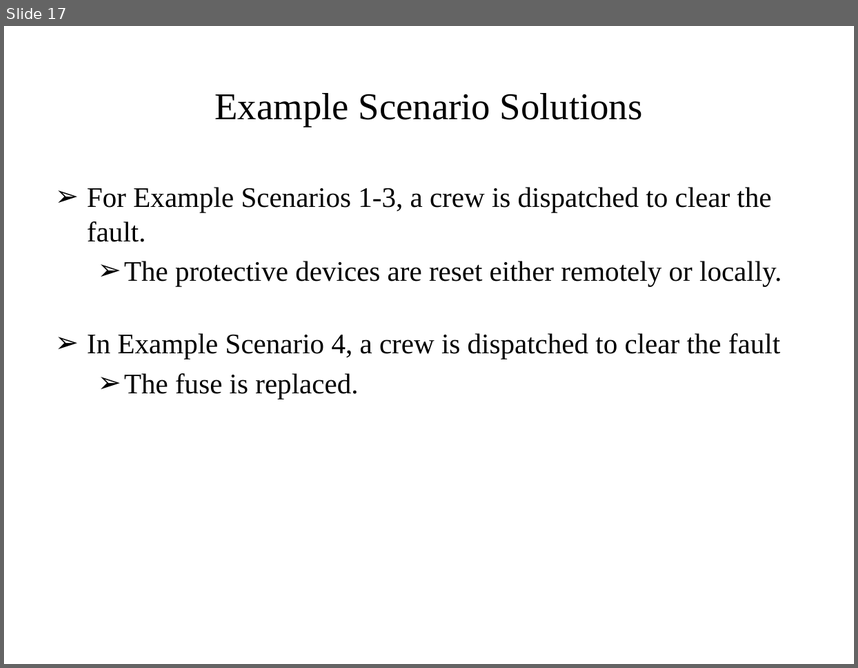
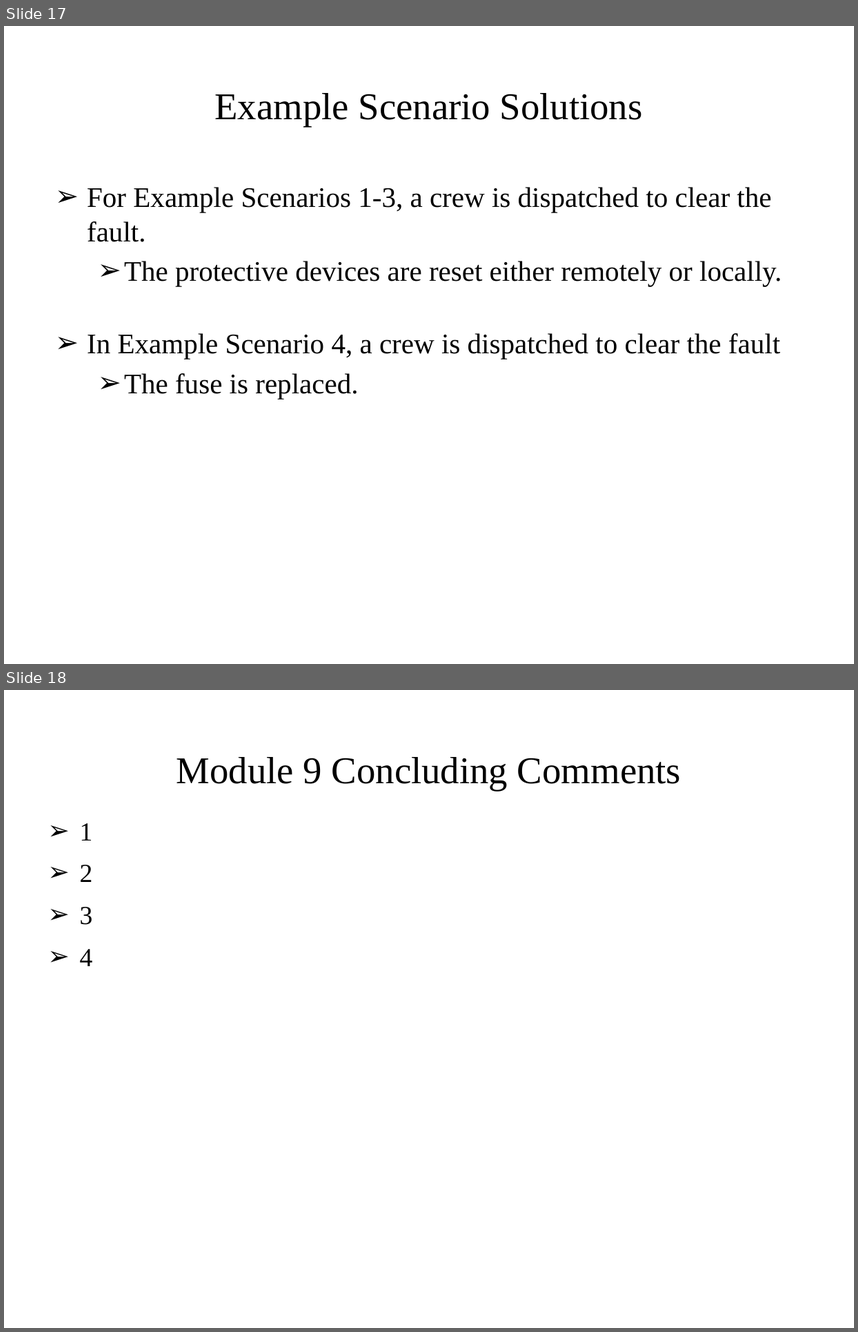
Before and after one commit to gridlab-d/course, a slide deck: University of Washington Class/Module 9 - Automated switching and reconfiguration.pptx. Shown one above the other, each under a label of ours: slide 17 before the commit, slides 17 and 18 after it. The pictures are 858x668 and 858x1332 pixels, drawn with LibreOffice and Linux fonts; fonts in the diff are those of the drawing. Boxes give left, top, right and bottom in pixels: in the first picture for what was removed or moved away, otherwise in the second. Text is boxed around its words. In the diff, an @@ line names an element or a change of style, - is before the commit and + after.

```diff
--- a/University of Washington Class/Module 9 - Automated switching and reconfiguration.pptx
+++ b/University of Washington Class/Module 9 - Automated switching and reconfiguration.pptx
@@ slide 18 added at [4, 690, 854, 1328], background #FFFFFF @@
@@ title added at [176, 757, 681, 791], 32 pt, text #000000 @@
+Module 9 Concluding Comments
@@ text added at [80, 823, 93, 966], 22 pt, text #000000 @@
+➢ 1
+➢ 2
+➢ 3
+➢ 4
```
Also in this commit, not shown: 4 other files.
